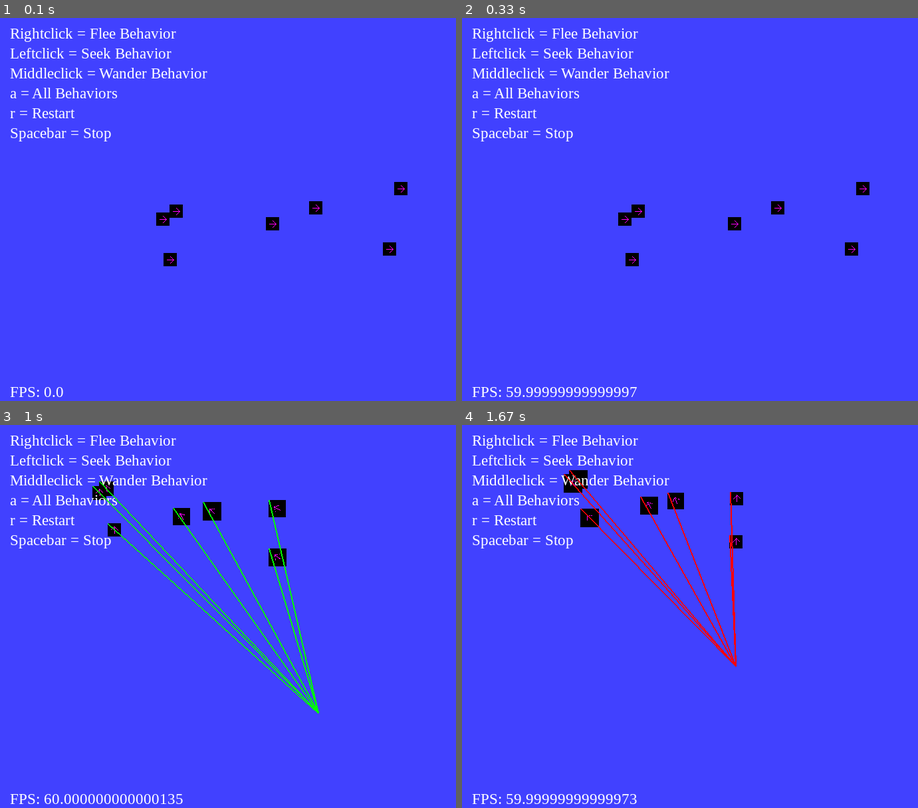
Above: before the commit, frames 1-4 (two rows, left to right).
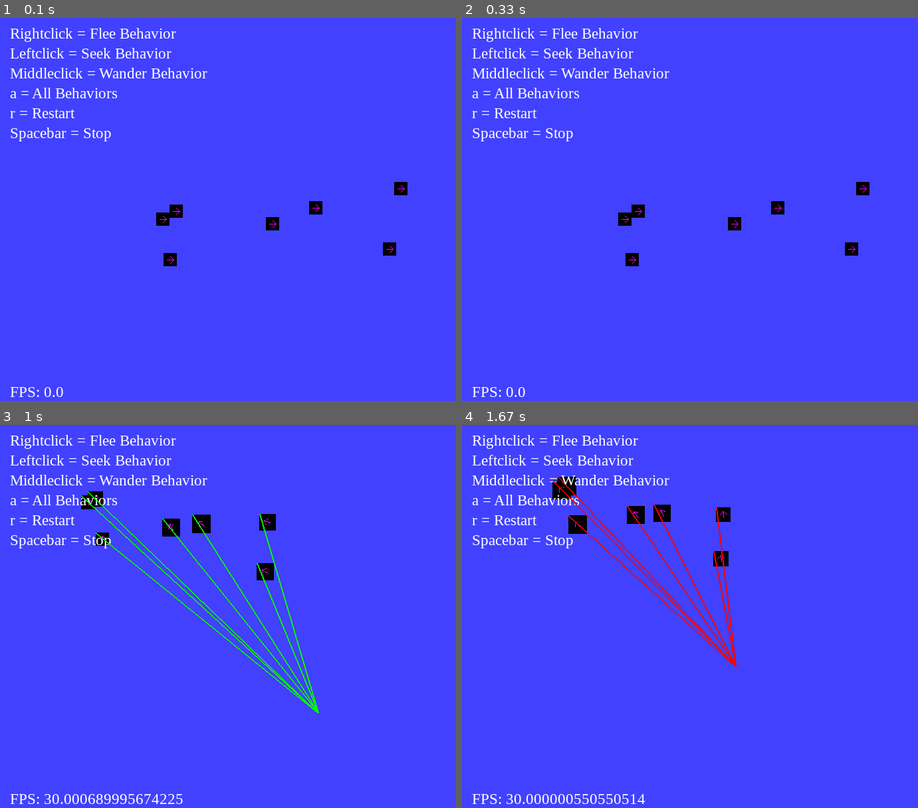
Above: after the commit, the same moments.

Repository: jeremybarzas/Python-Steering_Behaviors
Game: pygame game, started from Main.py
Two runs of this game, one before a commit and one after it. Both use one fixed random seed, a clock stepped at 60 frames per second and the inputs below. The source is Python 2; it was converted automatically to run under Python 3.
Inputs (mouse positions are in pixels of both pictures, inside the frame that each line leads up to):
- Up to frame 1 (0.1 s): no input
- Up to frame 2 (0.33 s): no input
- Up to frame 3 (1 s): tap A at 0.33 s; click (319, 712) at 0.72 s
- Up to frame 4 (1.67 s): tap Space at 1.07, 1.37 s; click (804, 486) at 1.08 s; right-click (735, 666) at 1.55 s

Frame 1 is identical in both runs. In frame 2, 0.3% of the frame differs, in the area x 9-39%, y 96-99%; in frame 3, 3.7%, in the area x 9-70%, y 14-99%; in frame 4, 3.2%.

Commit message:
end of day commit

Diff:
--- a/Button.py
+++ /dev/null
@@ -1,10 +0,0 @@
-''' A class for a button object '''
-
-import pygame
-from Vector2 import Vector2
-
-class Button(object):
-    ''' Class for button object '''
-    def __init__(self, valx, valy, text):
-        self.position = Vector2(valx, valy)
-        self.text = text
--- a/Main.py
+++ b/Main.py
@@ -37,7 +37,7 @@
     middleclick = False
     test = False
     while not done:
-        delta = clock.tick(60) / 1000.0
+        delta = clock.tick(30) / 1000.0
         # checking events that happen
         for event in pygame.event.get():  # User did something
             if event.type == pygame.QUIT:  # If user clicked close
--- a/Wander.py
+++ b/Wander.py
@@ -1,14 +1,18 @@
 ''' The wander behavior '''
 
-import pygame
+from decimal import *
 import math
 import random
+import pygame
 from Vector2 import Vector2
+
 
 class Wander(object):
     ''' The wander behavior '''
+
     def __init__(self):
         ''' constructor '''
+        setcontext(Context(prec=15, rounding=ROUND_DOWN))
         self.wanderangle = math.pi
         self.previousangle = math.pi
         self.center_circle = Vector2(0, 0)
@@ -21,9 +25,19 @@
         self.center_circle = self.center_circle * distance
         self.displacement = Vector2(0, 1) * radius
         deltaangle = self.previousangle - self.wanderangle
-        newangle = (random.randrange(0.0, 1.0) * deltaangle) - (deltaangle * .5)
+        newrandom = random.randrange(0.0, 1.0)
+        newangle = (newrandom * deltaangle) - (deltaangle * .5)
         self.previousangle = newangle
-        self.wanderangle += newangle
+        self.wanderangle = self.wanderangle + newangle
+
+        # ========== DEBUG STUFF ==========
+        print "wander angle: ", self.wanderangle
+
+        # this makes the math domain error not occur
+        if self.wanderangle == float("inf"):
+            self.wanderangle = math.pi
+            self.previousangle = math.pi
+
         self.displacement.setx(math.cos(self.wanderangle) * self.displacement.magnitude())
         self.displacement.sety(math.sin(self.wanderangle) * self.displacement.magnitude())
         wanderforce = self.center_circle + self.displacement
@@ -34,5 +48,7 @@
         '''used to draw wander circle and lines'''
         circle_center = agent.position + self.wandertemp
         displacement = circle_center + self.displacement
-        pygame.draw.line(surface, (255, 255, 255), (agent.position.getx(), agent.position.gety()), (circle_center.getx(), circle_center.gety()), 2)
-        pygame.draw.line(surface, (0, 0, 0), (circle_center.getx(), circle_center.gety()), (displacement.getx(), displacement.gety()), 2)
+        pygame.draw.line(surface, (255, 255, 255), (agent.position.getx(
+        ), agent.position.gety()), (circle_center.getx(), circle_center.gety()), 2)
+        pygame.draw.line(surface, (0, 0, 0), (circle_center.getx(
+        ), circle_center.gety()), (displacement.getx(), displacement.gety()), 2)
